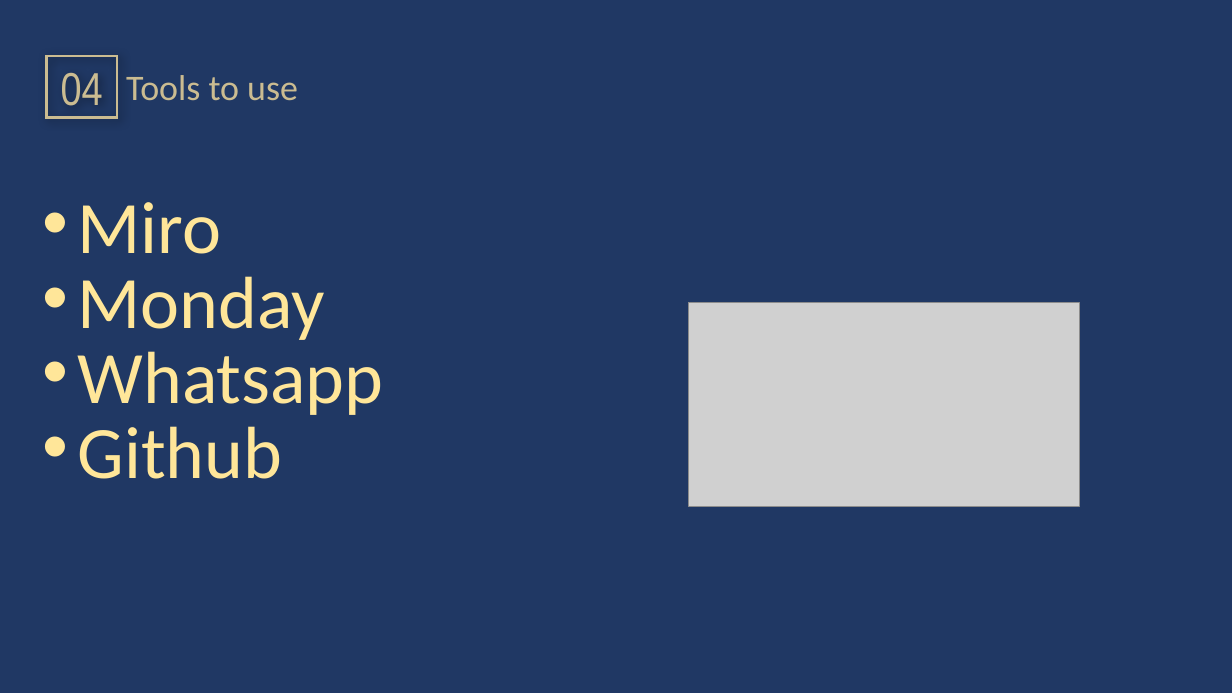
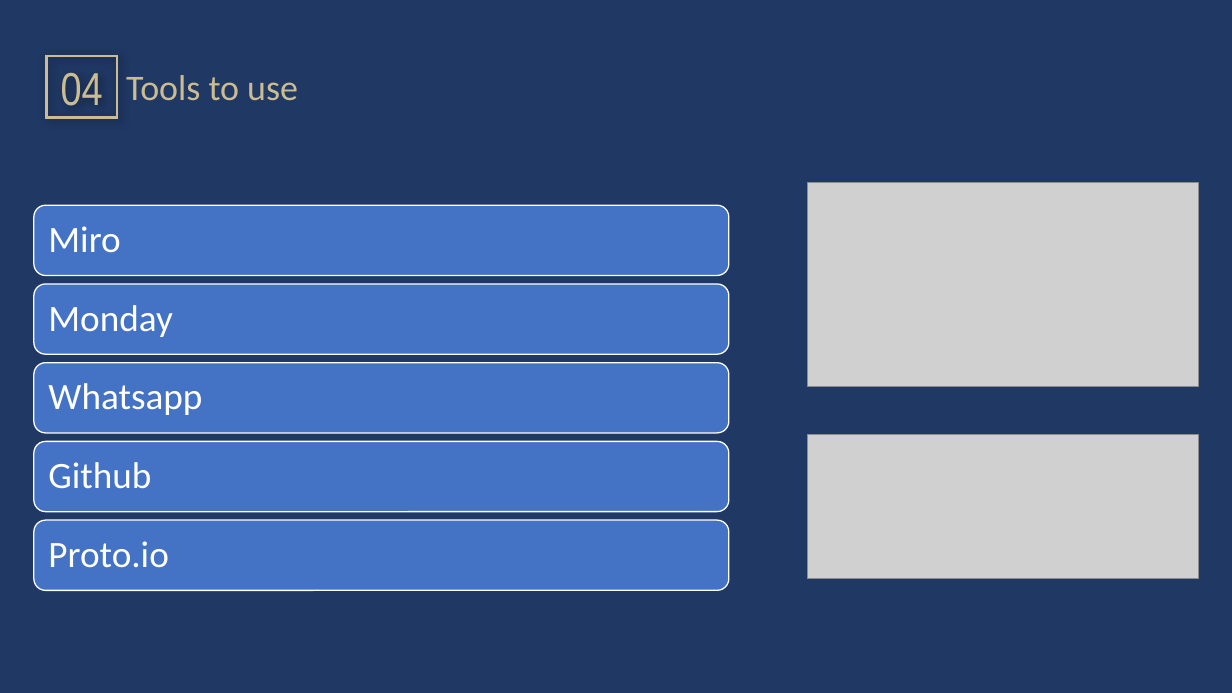
Before and after one commit to Ruixiaoke/Roster-Management-System, a slide deck: slide 7 of document/ppt.pptx (slide 8 before the commit). Drawn at 1232x693 pixels with LibreOffice and Linux fonts; fonts in the diff are those of the drawing; grey boxes stand for pictures. Boxes give left, top, right and bottom in pixels: in the first picture for what was removed or moved away, otherwise in the second. Text is boxed around its words. In the diff, an @@ line names an element or a change of style, - is before the commit and + after.

Commit message:
more changges
more changges on ppt slides

```diff
--- a/document/ppt.pptx
+++ b/document/ppt.pptx
@@ text at bbox=[78, 202, 325, 340]: paragraphs removed @@
-• Miro
-• Monday
@@ picture: place and size @@
-picture at bbox=[689, 303, 1080, 506]
+picture at bbox=[808, 183, 1199, 386]
@@ text "Whatsapp": place and size @@
-text "Whatsapp" at bbox=[78, 202, 384, 479]
+text "Whatsapp" at bbox=[48, 383, 202, 415]
@@ text "Whatsapp" at bbox=[48, 383, 202, 415]: size 57.6 to 29 pt, text colour #FFE699 to #FFFFFF; alignment justified to left; bullet • to none; line spacing 0.7 to 0.9; vertical alignment top to middle @@
@@ text at bbox=[78, 426, 283, 479]: paragraph removed @@
-• Github
@@ picture added at bbox=[808, 434, 1199, 579] @@
@@ group added at bbox=[34, 205, 729, 591]: 5 rounded rectangles, 4 texts @@
+Miro
+Monday
+Github
+Proto.io
```
Also in this commit, not shown: 1 other file.
